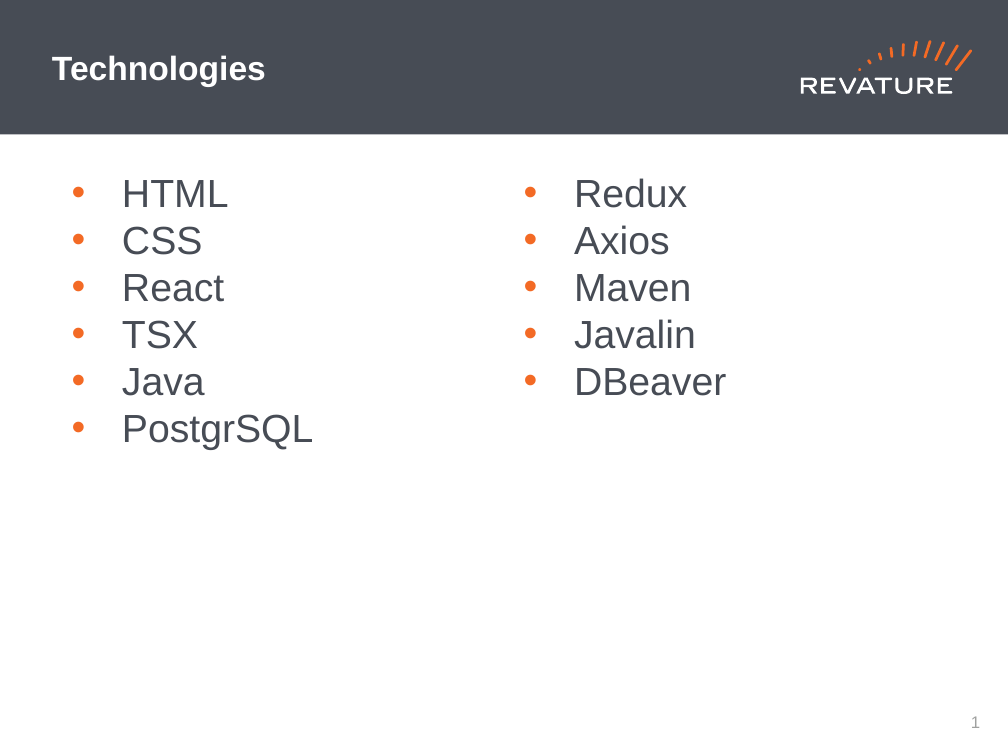
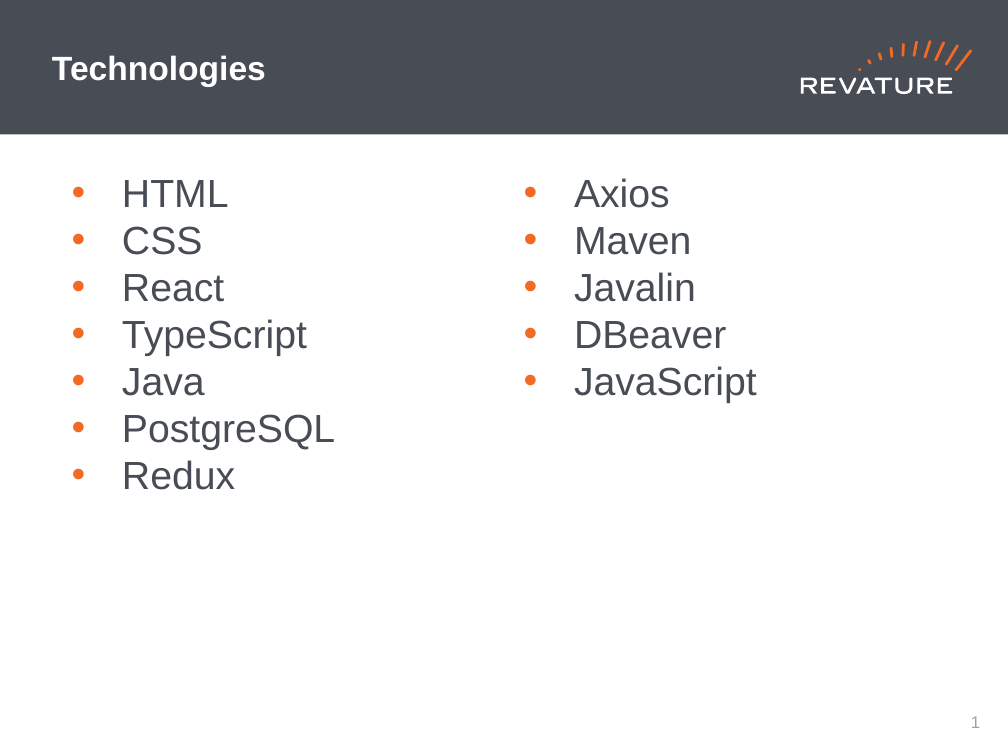
Before and after one commit to DavidKaza/skybank, a slide deck: slide 2 of Revature_PPT_Template (1).pptx. Drawn at 1008x756 pixels with LibreOffice and Linux fonts; fonts in the diff are those of the drawing. Boxes give left, top, right and bottom in pixels: in the first picture for what was removed or moved away, otherwise in the second. Text is boxed around its words. In the diff, an @@ line names an element or a change of style, - is before the commit and + after.

```diff
--- a/Revature_PPT_Template (1).pptx
+++ b/Revature_PPT_Template (1).pptx
@@ text at (x1=122, y1=319, x2=307, y2=356): text changed @@
-• TSX
+• TypeScript
@@ text at (x1=574, y1=366, x2=757, y2=403): paragraph added @@
+• JavaScript
@@ text at (x1=122, y1=414, x2=335, y2=450): text changed @@
-• PostgrSQL
+• PostgreSQL
```
Also in this commit, not shown: 6 other slides changed, 2 slides removed.
